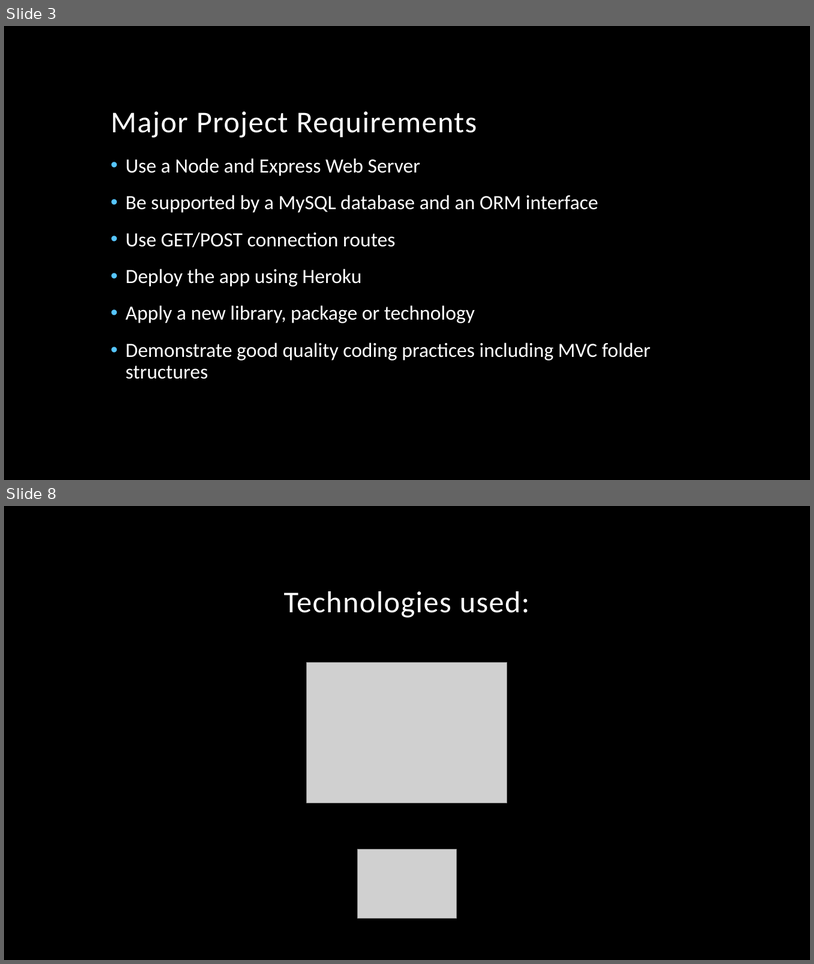
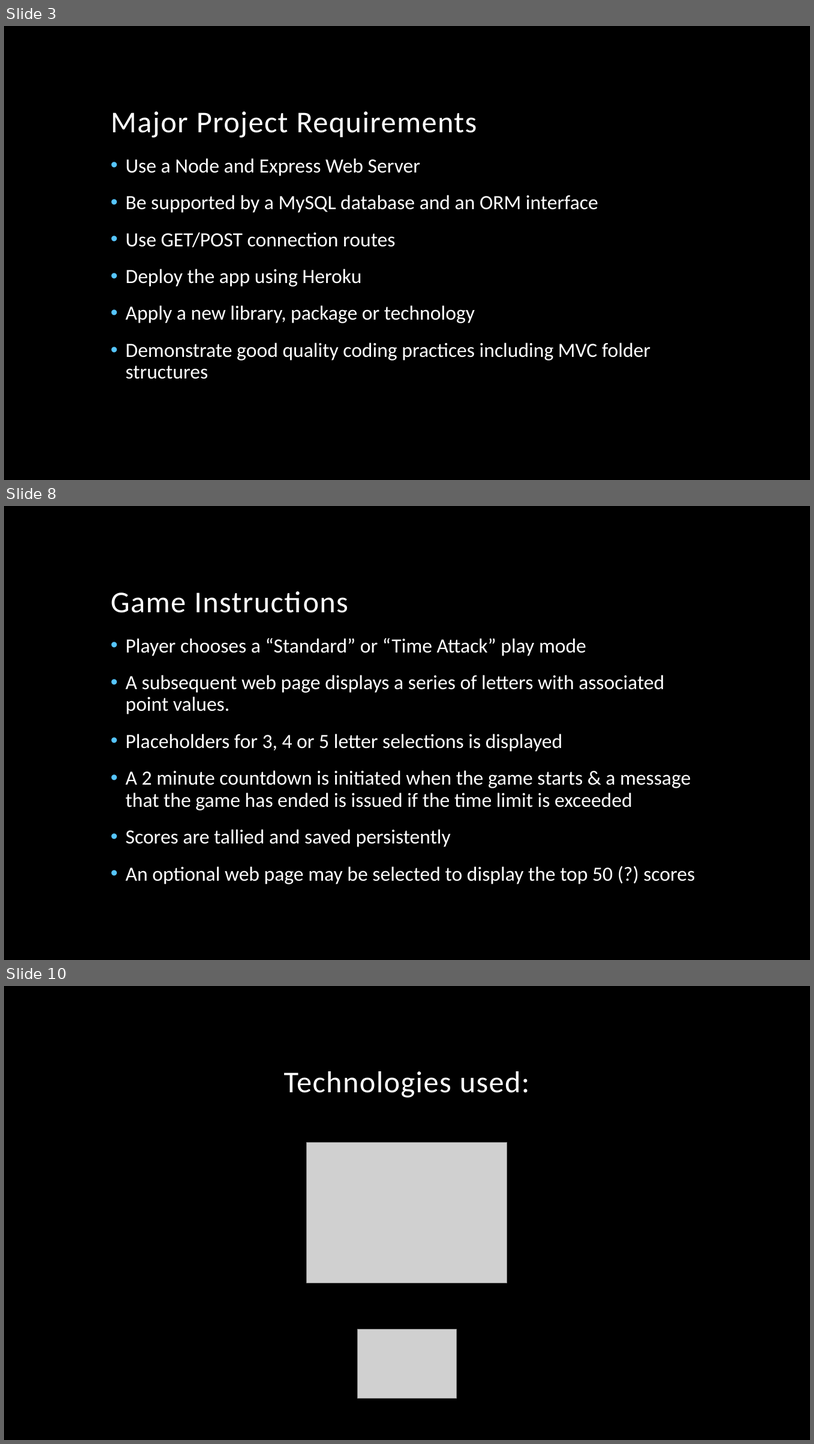
Before and after one commit to CoreyDH/Rangama, a slide deck: Anagram Presentation.pptx. Shown one above the other, each under a label of ours: slides 3 and 8 before the commit, slides 3, 8 and 10 after it; the slides between them are not shown. The pictures are 814x964 and 814x1444 pixels, drawn with LibreOffice and Linux fonts; fonts in the diff are those of the drawing; grey boxes stand for pictures; background and template pictures are left out. Boxes give left, top, right and bottom in pixels: in the first picture for what was removed or moved away, otherwise in the second. Text is boxed around its words. In the diff, an @@ line names an element or a change of style, - is before the commit and + after.

```diff
--- a/Anagram Presentation.pptx
+++ b/Anagram Presentation.pptx
@@ slide 8 added at (x1=4, y1=506, x2=810, y2=960), background picture (left out) @@
@@ title added at (x1=111, y1=591, x2=348, y2=613), 36 pt, text #FFFFFF @@
+Game Instructions
@@ text added at (x1=126, y1=638, x2=695, y2=884), 24 pt, text #FFFFFF @@
+• Player chooses a “Standard” or “Time Attack” play mode
+• A subsequent web page displays a series of letters with associated point values.
+• Placeholders for 3, 4 or 5 letter selections is displayed
+• A 2 minute countdown is initiated when the game starts & a message that the game has ended is issued if the time limit is exceeded
+• Scores are tallied and saved persistently
+• An optional web page may be selected to display the top 50 (?) scores
@@ what was slide 8 is now slide 10 @@
```
Also in this commit, not shown: 4 slides changed, 1 other slide added, 5 other files.
